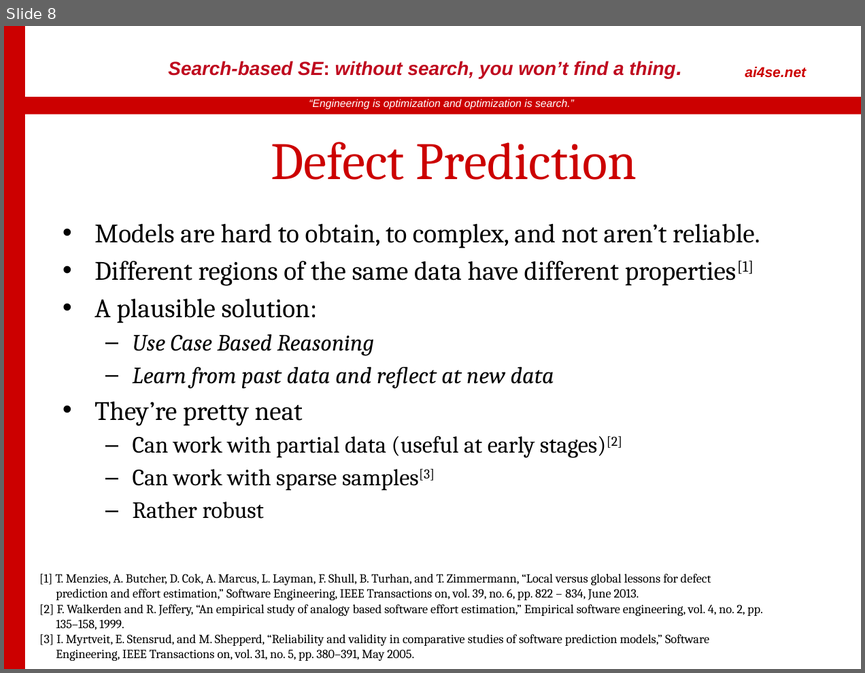
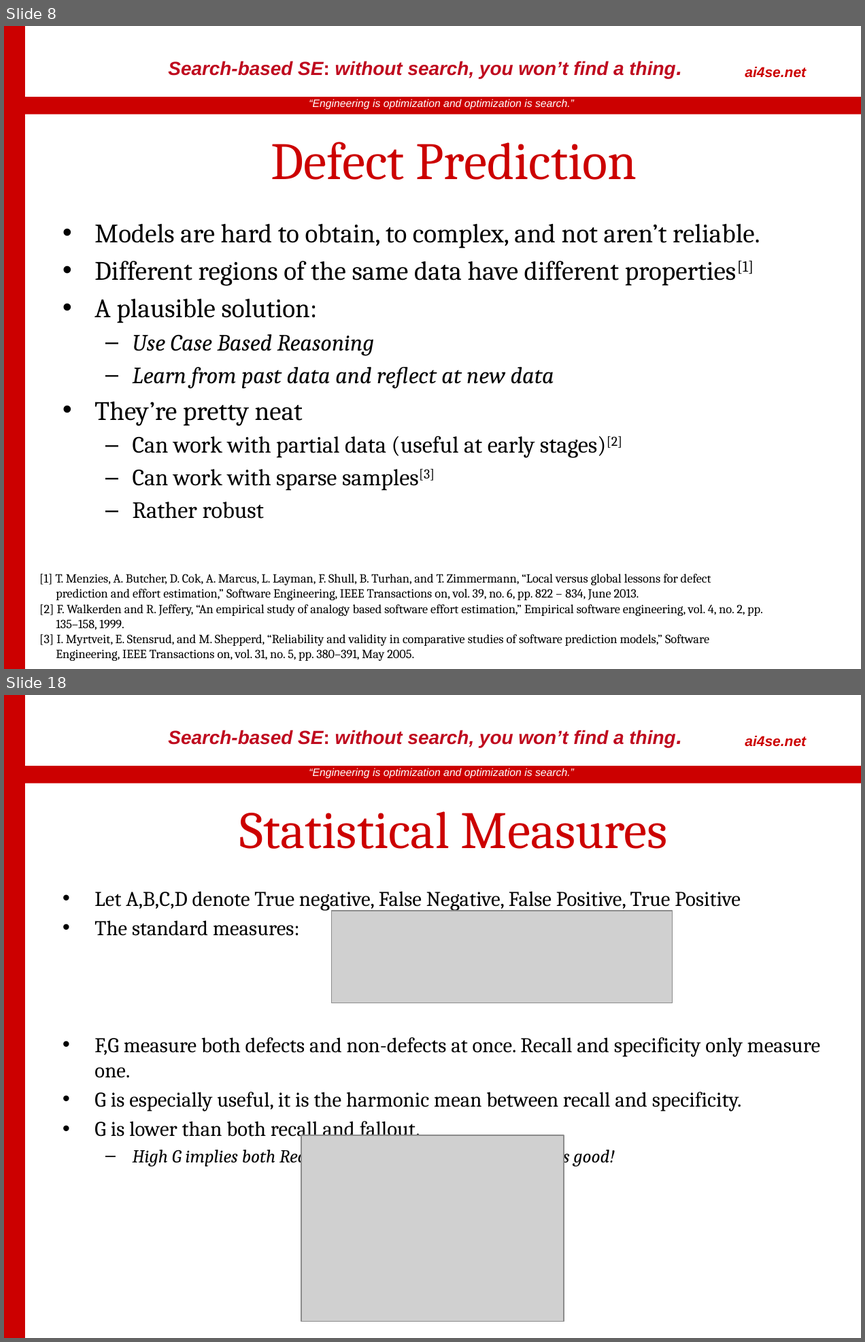
Before and after one commit to rahlk/CSC712-Software-Testing, a slide deck: Report/FinalPresentation.pptx. Shown one above the other, each under a label of ours: slide 8 before the commit, slides 8 and 18 after it; the slides between them are not shown. The pictures are 865x673 and 865x1342 pixels, drawn with LibreOffice and Linux fonts; fonts in the diff are those of the drawing; grey boxes stand for pictures; background and template pictures are left out. Boxes give left, top, right and bottom in pixels: in the first picture for what was removed or moved away, otherwise in the second. Text is boxed around its words. In the diff, an @@ line names an element or a change of style, - is before the commit and + after.

```diff
--- a/Report/FinalPresentation.pptx
+++ b/Report/FinalPresentation.pptx
@@ slide 18 added at box(4, 695, 861, 1338), background #FFFFFF; not listed: 4 template elements that a slide beside it also shows @@
@@ title added at box(239, 811, 668, 849), 44 pt, text #CC0000 @@
+Statistical Measures
@@ text added at box(94, 891, 820, 1166), 17.6 pt, text #000000 @@
+• Let A,B,C,D denote True negative, False Negative, False Positive, True Positive
+• The standard measures:
+• F,G measure both defects and non-defects at once. Recall and specificity only measure one.
+• G is especially useful, it is the harmonic mean between recall and specificity.
+• G is lower than both recall and fallout.
+  – High G implies both Recall and sensitivity are high. Which is good!
@@ picture added at box(331, 911, 672, 1004) @@
@@ picture added at box(301, 1136, 564, 1321) @@
```
Also in this commit, not shown: 2 slides changed, 10 other slides added.
